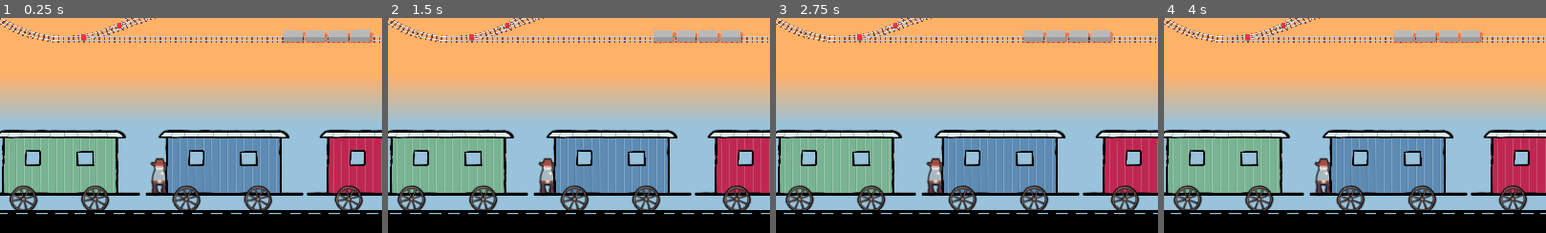
Above: before the commit, frames 1-4 (left to right).
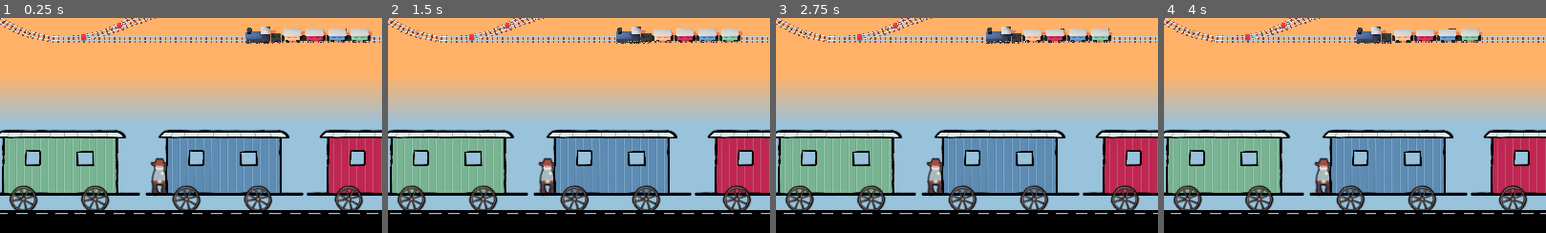
Above: after the commit, the same moments.

Repository: Miltage/train-heist
Game: Godot game, scene res://scenes/main.tscn
Same seed, same stepped clock (60 frames per second), same inputs: the game is played once before the commit and once after it.
Inputs (mouse positions are % of the whole screen's width and height, from its top left):
- Up to frame 1 (0.25 s): no input
- Up to frame 2 (1.5 s): move the mouse to (72, 45) at 0.52 s; hold D (steer_right) 0.53-1.28 s; click (72, 45) at 0.6 s; tap Space (jump) at 0.77 s; move the mouse to (30, 55) at 1.27 s; hold S (move_backward) from 1.28 s (still down); click (30, 55) at 1.35 s
- Up to frame 3 (2.75 s): tap Space (jump) at 1.52 s; move the mouse to (60, 28) at 2.02 s; release S (move_backward) at 2.03 s; hold D (steer_right) from 2.03 s (still down); click (60, 28) at 2.1 s
- Up to frame 4 (4 s): move the mouse to (45, 70) at 2.77 s; release D (steer_right) at 2.78 s; hold W (move_forward) 2.78-3.53 s; click (45, 70) at 2.85 s; tap Space (jump) at 3.02, 3.77 s; move the mouse to (80, 65) at 3.52 s; hold A (steer_left) from 3.53 s (still down); click (80, 65) at 3.6 s
The pictures show only the part of the screen within x 10-60%, y 50-100%; the shares and areas given below are measured in that part.

The runs differ from the first frame. In frame 1, 1.8% of the frame differs, in the area x 64-98%, y 4-13%; in frame 2, 1.8%; in frame 3, 1.8%; in frame 4, 1.8%.

Commit message:
Model train

Diff:
--- a/scenes/train.tscn
+++ b/scenes/train.tscn
@@ -1,7 +1,30 @@
-[gd_scene load_steps=3 format=3 uid="uid://cj662rcnm3kv3"]
+[gd_scene load_steps=12 format=3 uid="uid://cj662rcnm3kv3"]
 
 [ext_resource type="PackedScene" uid="uid://csq1hupty5t2b" path="res://scenes/train_car.tscn" id="1_68jl8"]
 [ext_resource type="Script" uid="uid://cj3kjfovx0su2" path="res://scripts/Train.gd" id="1_d43s7"]
+[ext_resource type="PackedScene" uid="uid://bogrxxuxo8wy4" path="res://blender/coalcar.fbx" id="3_6b7q7"]
+[ext_resource type="PackedScene" uid="uid://ct20slg0c8ale" path="res://blender/locomotive.fbx" id="4_muh0j"]
+
+[sub_resource type="StandardMaterial3D" id="StandardMaterial3D_fr42t"]
+albedo_color = Color(0.00417115, 0.00100476, 0.0014362, 1)
+
+[sub_resource type="StandardMaterial3D" id="StandardMaterial3D_d43s7"]
+albedo_color = Color(1, 0.67451, 0.498039, 1)
+
+[sub_resource type="StandardMaterial3D" id="StandardMaterial3D_6b7q7"]
+albedo_color = Color(0.74902, 0.14902, 0.317647, 1)
+
+[sub_resource type="StandardMaterial3D" id="StandardMaterial3D_muh0j"]
+albedo_color = Color(0.364706, 0.545098, 0.701961, 1)
+
+[sub_resource type="StandardMaterial3D" id="StandardMaterial3D_o1hdh"]
+albedo_color = Color(0.470588, 0.701961, 0.572549, 1)
+
+[sub_resource type="StandardMaterial3D" id="StandardMaterial3D_xwl36"]
+albedo_color = Color(0.25098, 0.333333, 0.470588, 1)
+
+[sub_resource type="StandardMaterial3D" id="StandardMaterial3D_flq6t"]
+albedo_color = Color(0.141176, 0.168627, 0.290196, 1)
 
 [node name="Train" type="Node3D"]
 script = ExtResource("1_d43s7")
@@ -11,20 +34,75 @@
 first = true
 startingOffset = 15.0
 
+[node name="Carriage" parent="TrainCar/carriage" index="0"]
+surface_material_override/0 = SubResource("StandardMaterial3D_fr42t")
+surface_material_override/2 = SubResource("StandardMaterial3D_d43s7")
+
 [node name="TrainCar2" parent="." instance=ExtResource("1_68jl8")]
 transform = Transform3D(0.99999, -0.00162316, 0, 0.00162314, 0.999999, 0, 0, 0, 0.999992, 1.54325, -0.0248668, -0.0353775)
 startingOffset = 13.5
 
+[node name="Carriage" parent="TrainCar2/carriage" index="0"]
+surface_material_override/0 = SubResource("StandardMaterial3D_fr42t")
+surface_material_override/2 = SubResource("StandardMaterial3D_6b7q7")
+
 [node name="TrainCar3" parent="." instance=ExtResource("1_68jl8")]
 transform = Transform3D(0.999992, 0, 0, 0, 1, 0, 0, 0, 0.999992, 3.11662, -0.0248668, -0.0353775)
 startingOffset = 12.0
+
+[node name="Carriage" parent="TrainCar3/carriage" index="0"]
+surface_material_override/0 = SubResource("StandardMaterial3D_fr42t")
+surface_material_override/2 = SubResource("StandardMaterial3D_muh0j")
 
 [node name="TrainCar4" parent="." instance=ExtResource("1_68jl8")]
 transform = Transform3D(0.999992, 0, 0, 0, 1, 0, 0, 0, 0.999992, 4.68022, -0.0248668, -0.0353775)
 last = true
 startingOffset = 10.5
 
+[node name="Carriage" parent="TrainCar4/carriage" index="0"]
+surface_material_override/0 = SubResource("StandardMaterial3D_fr42t")
+surface_material_override/2 = SubResource("StandardMaterial3D_o1hdh")
+
 [node name="StopWait" type="Timer" parent="."]
 wait_time = 4.0
 
+[node name="Coal" parent="." instance=ExtResource("1_68jl8")]
+transform = Transform3D(1, 0, 0, 0, 1, 0, 0, 0, 1, -1.414, 0, 0)
+startingOffset = 16.5
+
+[node name="carriage" parent="Coal" index="4"]
+visible = false
+
+[node name="coalcar" parent="Coal" instance=ExtResource("3_6b7q7")]
+transform = Transform3D(-1.09278e-08, 0, 0.25, 0, 0.25, 0, -0.25, 0, -1.09278e-08, 1.13243, 0.0679025, 0.0103153)
+
+[node name="Locomotive" parent="." instance=ExtResource("1_68jl8")]
+transform = Transform3D(1, 0, 0, 0, 1, 0, 0, 0, 1, -2.50917, -0.0306017, -0.0309942)
+startingOffset = 18.0
+
+[node name="locomotive" parent="Locomotive" instance=ExtResource("4_muh0j")]
+transform = Transform3D(-1.31134e-08, 0, -0.3, 0, 0.3, 0, 0.3, 0, -1.31134e-08, -3.27102, 0.123605, 0)
+
+[node name="Locomotive" parent="Locomotive/locomotive" index="0"]
+surface_material_override/2 = SubResource("StandardMaterial3D_xwl36")
+surface_material_override/3 = SubResource("StandardMaterial3D_flq6t")
+
+[node name="carriage" parent="Locomotive" index="5"]
+transform = Transform3D(-1.09278e-08, 0, -0.3, 0, 0.3, 0, 0.25, 0, -1.31134e-08, -0.807585, 0.116232, 0.0387692)
+visible = false
+
 [connection signal="timeout" from="StopWait" to="." method="_on_stop_wait_timeout"]
+
+[editable path="TrainCar"]
+[editable path="TrainCar/carriage"]
+[editable path="TrainCar2"]
+[editable path="TrainCar2/carriage"]
+[editable path="TrainCar3"]
+[editable path="TrainCar3/carriage"]
+[editable path="TrainCar4"]
+[editable path="TrainCar4/carriage"]
+[editable path="Coal"]
+[editable path="Coal/carriage"]
+[editable path="Locomotive"]
+[editable path="Locomotive/locomotive"]
+[editable path="Locomotive/carriage"]
--- a/scenes/train_2d.tscn
+++ b/scenes/train_2d.tscn
@@ -138,59 +138,48 @@
 
 [node name="TrackPiece" type="Sprite2D" parent="Track"]
 position = Vector2(-95, 445)
-scale = Vector2(1, 1)
 texture = ExtResource("12_qxubf")
 
 [node name="TrackPiece2" type="Sprite2D" parent="Track"]
 position = Vector2(315, 445)
-scale = Vector2(1, 1)
 texture = ExtResource("12_qxubf")
 
 [node name="TrackPiece3" type="Sprite2D" parent="Track"]
 position = Vector2(722.5, 445)
-scale = Vector2(1, 1)
 texture = ExtResource("12_qxubf")
 
 [node name="TrackPiece4" type="Sprite2D" parent="Track"]
 position = Vector2(1130, 445)
-scale = Vector2(1, 1)
 texture = ExtResource("12_qxubf")
 
 [node name="TrackPiece5" type="Sprite2D" parent="Track"]
 position = Vector2(1540, 445)
-scale = Vector2(1, 1)
 texture = ExtResource("12_qxubf")
 
 [node name="TrackPiece6" type="Sprite2D" parent="Track"]
 position = Vector2(1947.5, 445)
-scale = Vector2(1, 1)
 texture = ExtResource("12_qxubf")
 
 [node name="TrackPiece7" type="Sprite2D" parent="Track"]
 position = Vector2(2357.5, 445)
-scale = Vector2(1, 1)
 texture = ExtResource("12_qxubf")
 
 [node name="TrackPiece8" type="Sprite2D" parent="Track"]
 position = Vector2(2765, 445)
-scale = Vector2(1, 1)
 texture = ExtResource("12_qxubf")
 
 [node name="TrackPiece9" type="Sprite2D" parent="Track"]
 position = Vector2(3175, 445)
-scale = Vector2(1, 1)
 texture = ExtResource("12_qxubf")
 
 [node name="TrackPiece10" type="Sprite2D" parent="Track"]
 position = Vector2(3582.5, 445)
-scale = Vector2(1, 1)
 texture = ExtResource("12_qxubf")
 
 [node name="RoofArea" type="Area2D" parent="."]
 
 [node name="CollisionShape2D" type="CollisionShape2D" parent="RoofArea"]
 position = Vector2(1400, 27.5)
-scale = Vector2(1, 1)
 shape = SubResource("RectangleShape2D_qxubf")
 
 [node name="Darkness" type="ColorRect" parent="."]
--- a/scenes/train_car.tscn
+++ b/scenes/train_car.tscn
@@ -1,6 +1,7 @@
-[gd_scene load_steps=4 format=3 uid="uid://csq1hupty5t2b"]
+[gd_scene load_steps=5 format=3 uid="uid://csq1hupty5t2b"]
 
 [ext_resource type="Script" uid="uid://bhphw5nun33p1" path="res://scripts/TrainCar.gd" id="1_6jgwd"]
+[ext_resource type="PackedScene" uid="uid://cba3robm2wa3q" path="res://blender/carriage.fbx" id="2_w0owc"]
 
 [sub_resource type="BoxShape3D" id="BoxShape3D_6jgwd"]
 size = Vector3(1.27319, 0.545166, 0.636719)
@@ -15,6 +16,7 @@
 
 [node name="CSGBox3D" type="CSGBox3D" parent="."]
 transform = Transform3D(1, 0, 0, 0, 1, 0, 0, 0, 1, 0, 0.370583, 0)
+visible = false
 size = Vector3(1.34277, 0.567383, 0.625)
 
 [node name="CollisionShape3D" type="CollisionShape3D" parent="."]
@@ -32,5 +34,10 @@
 transform = Transform3D(1, 0, 0, 0, 1, 0, 0, 0, 1, -1.07616, 1.12836, 0)
 visible = false
 
+[node name="carriage" parent="." instance=ExtResource("2_w0owc")]
+transform = Transform3D(-1.09278e-08, 0, -0.3, 0, 0.3, 0, 0.25, 0, -1.31134e-08, 0.0500466, 0.116232, 0.0387692)
+
 [connection signal="body_entered" from="Area3D" to="." method="_on_area_3d_body_entered"]
 [connection signal="body_exited" from="Area3D" to="." method="_on_area_3d_body_exited"]
+
+[editable path="carriage"]
Binary file added: blender/carriage.fbx
Not shown, added: blender/carriage.fbx.import
Binary file added: blender/coalcar.fbx
Not shown, added: blender/coalcar.fbx.import
Binary file added: blender/locomotive.fbx
Not shown, added: blender/locomotive.fbx.import
Not shown, added: blender/train.blend
Not shown, added: blender/train.blend1
